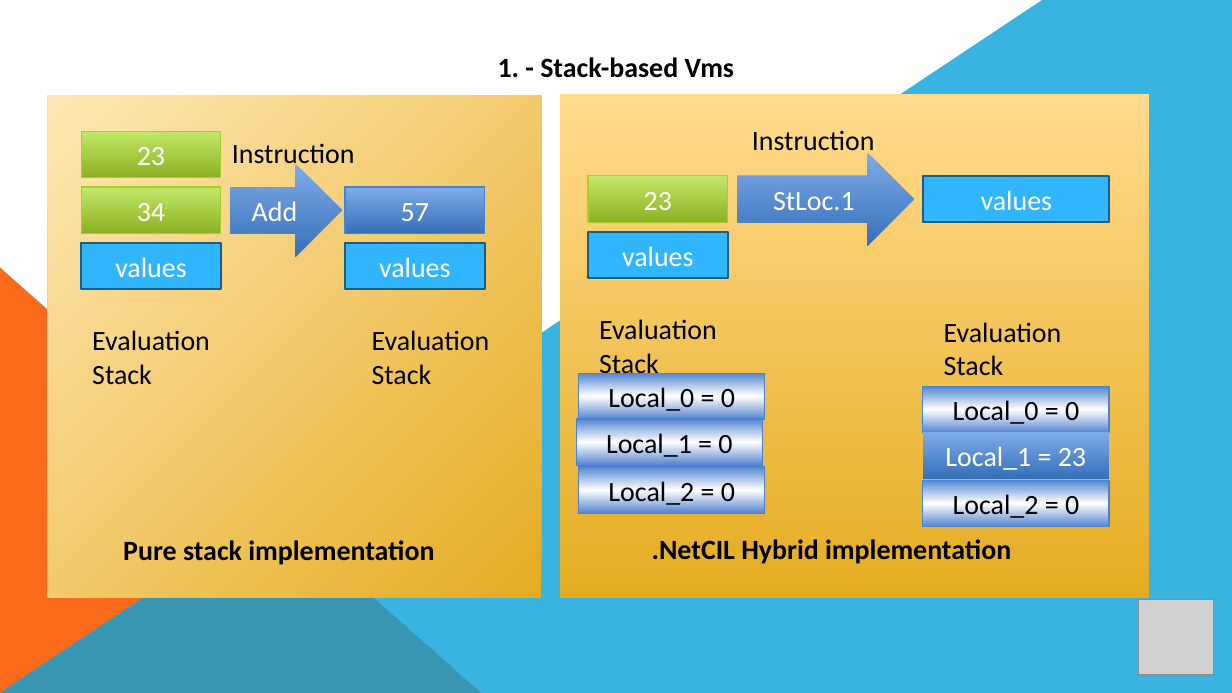
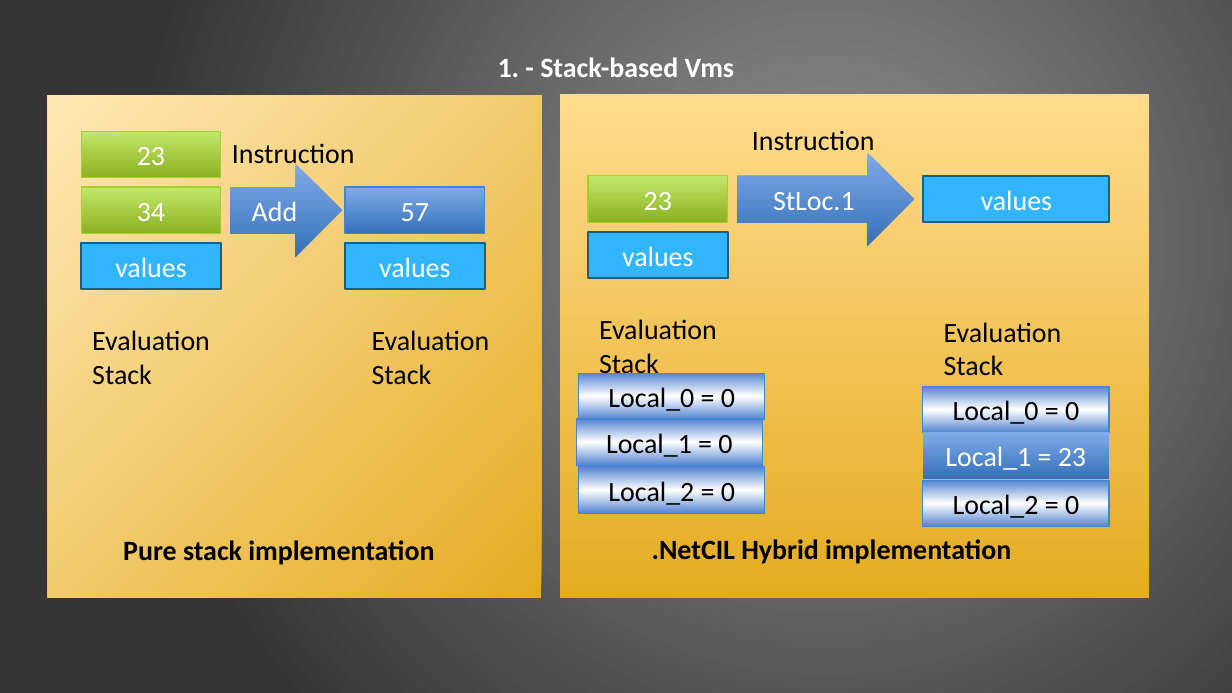
Before and after one commit to ciplogic/CodeRefractor, a slide deck: slide 3 of Documentation/Slides_final.pptx. Drawn at 1232x693 pixels with LibreOffice and Linux fonts; fonts in the diff are those of the drawing; grey boxes stand for pictures. Boxes give left, top, right and bottom in pixels: in the first picture for what was removed or moved away, otherwise in the second. Text is boxed around its words. In the diff, an @@ line names an element or a change of style, - is before the commit and + after.

```diff
--- a/Documentation/Slides_final.pptx
+++ b/Documentation/Slides_final.pptx
@@ background #FFFFFF to gradient #8C8C8C to #7F7F7F to #353535 @@
@@ freeform shape removed at [0,0,1232,693] @@
@@ text "1. - Stack-based Vms" at [498,57,735,77]: text colour #000000 to #FFFFFF @@
@@ right triangle removed at [0,267,482,693] @@
@@ picture removed at [1139,600,1214,675] @@
```
Also in this commit, not shown: 13 other slides changed, 1 other file.
